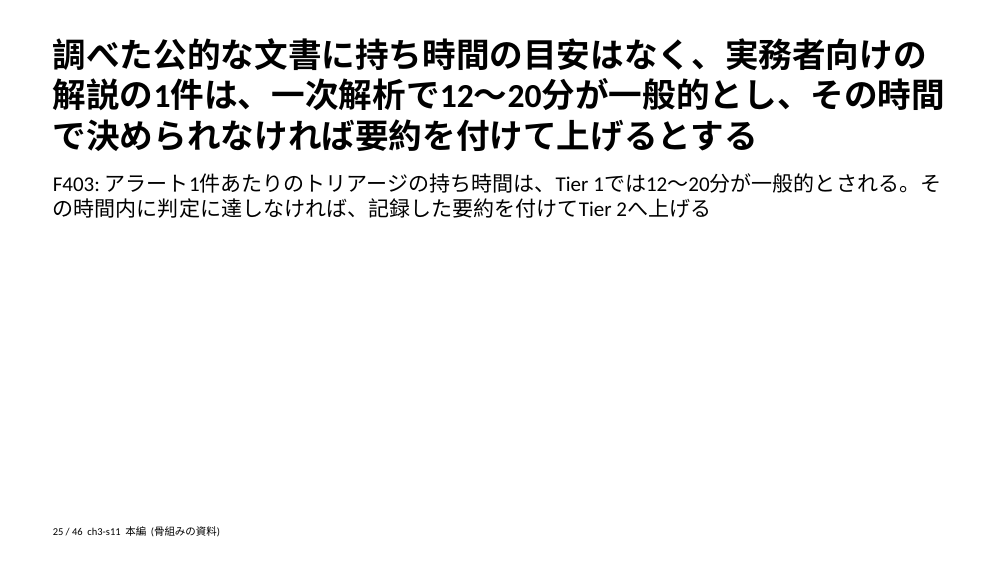
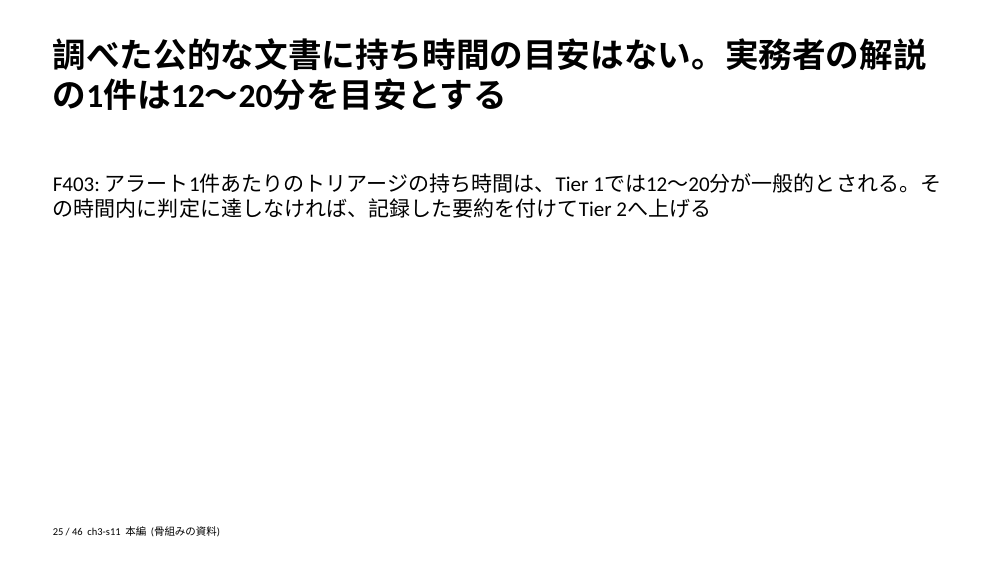
Before and after one commit to zyuuryuu/PPTX-Planner, a slide deck: slide 25 of trial/deck/preview/skeleton.pptx. Drawn at 1008x567 pixels with LibreOffice and Linux fonts; fonts in the diff are those of the drawing. Boxes give left, top, right and bottom in pixels: in the first picture for what was removed or moved away, otherwise in the second. Text is boxed around its words. In the diff, an @@ line names an element or a change of style, - is before the commit and + after.

```diff
--- a/trial/deck/preview/skeleton.pptx
+++ b/trial/deck/preview/skeleton.pptx
@@ text at <box>53,38,927,110</box>: text changed @@
-調べた公的な文書に持ち時間の目安はなく、実務者向けの解説の1件は、一次解析で12〜20分が一般的とし、その時間で決められなければ要約を付けて上げるとする
+調べた公的な文書に持ち時間の目安はない。実務者の解説の1件は12〜20分を目安とする
```
Also in this commit, not shown: 27 other slides changed, 6 other files.
